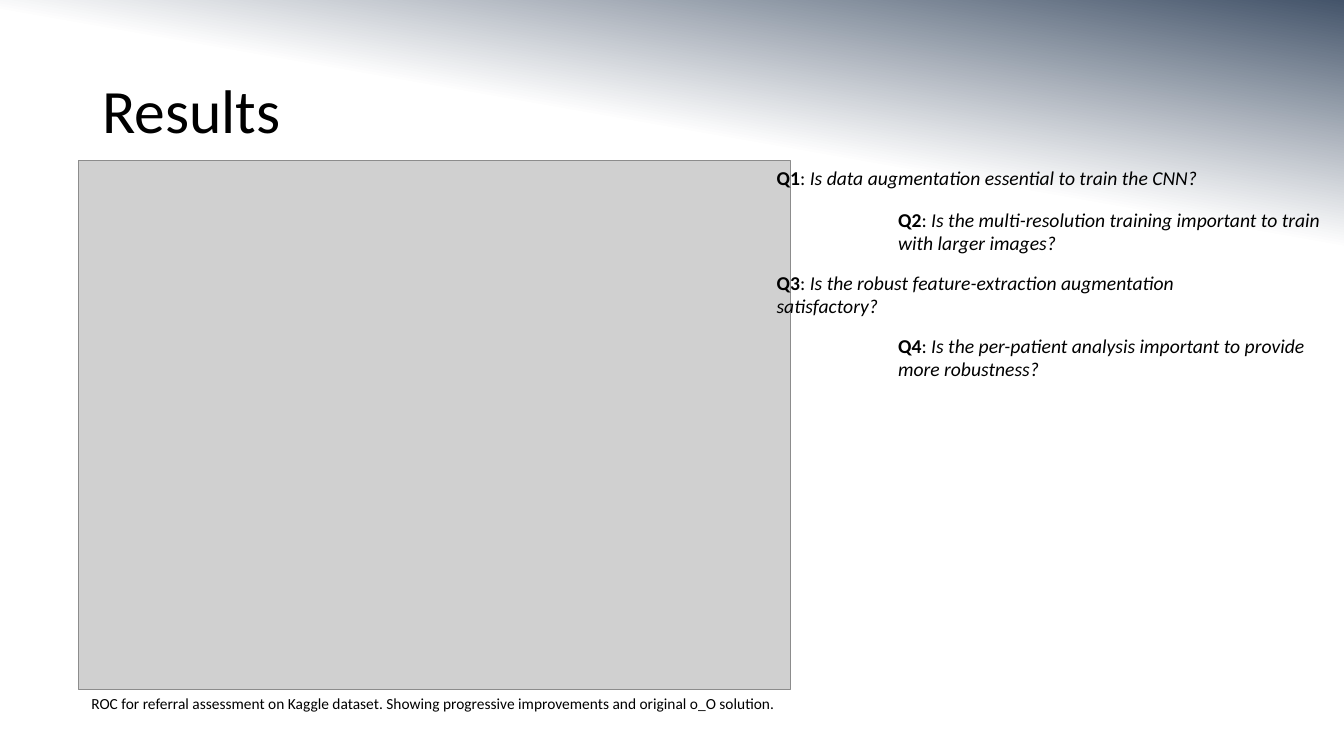
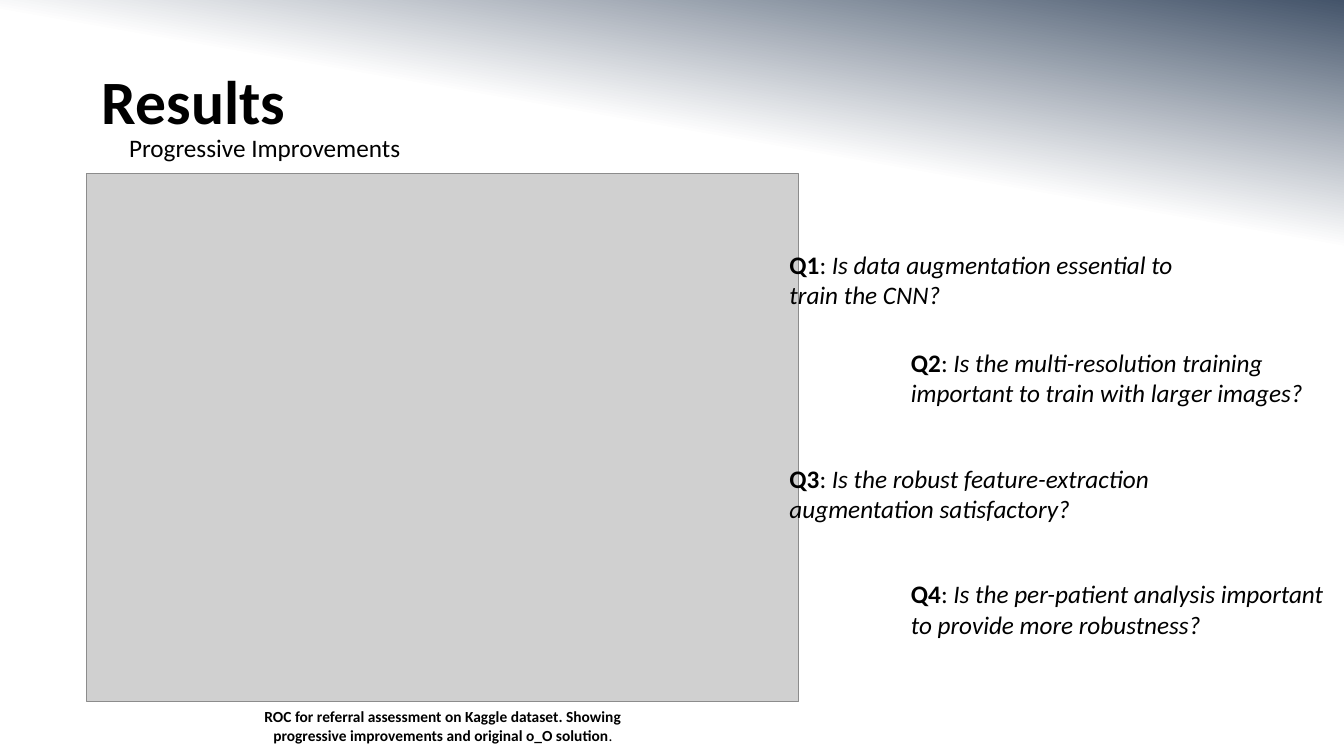
Before and after one commit to MorganMWJ/sem1020-paper-presentations, a slide deck: slide 10 of dr_slides.pptx (slide 12 before the commit). Drawn at 1344x756 pixels with LibreOffice and Linux fonts; fonts in the diff are those of the drawing; grey boxes stand for pictures. Boxes give left, top, right and bottom in pixels: in the first picture for what was removed or moved away, otherwise in the second. Text is boxed around its words. In the diff, an @@ line names an element or a change of style, - is before the commit and + after.

```diff
--- a/dr_slides.pptx
+++ b/dr_slides.pptx
@@ title "Results" moved from (x1=102, y1=90, x2=280, y2=134) to (x1=102, y1=80, x2=285, y2=125) @@
@@ title "Results" at (x1=102, y1=80, x2=285, y2=125): bold on @@
@@ text added at (x1=129, y1=139, x2=400, y2=162), 18 pt, text #000000 @@
+Progressive Improvements
@@ picture moved from (x1=79, y1=161, x2=790, y2=690) to (x1=87, y1=173, x2=799, y2=702) @@
@@ text "Q1: Is data augmentation essential ..." moved from (x1=777, y1=169, x2=1197, y2=191) to (x1=789, y1=254, x2=1172, y2=311) @@
@@ text "Q2: Is the multi-resolution training ..." moved from (x1=898, y1=213, x2=1320, y2=254) to (x1=911, y1=354, x2=1302, y2=407) @@
@@ text "Q3: Is the robust feature-extraction ..." moved from (x1=777, y1=274, x2=1174, y2=319) to (x1=789, y1=467, x2=1149, y2=524) @@
@@ size 14 to 18 pt in 4 elements at (x1=789, y1=254, x2=1172, y2=311), (x1=911, y1=354, x2=1302, y2=407), (x1=789, y1=467, x2=1149, y2=524), (x1=911, y1=585, x2=1323, y2=638) @@
@@ text "Q4: Is the per-patient analysis ..." moved from (x1=898, y1=339, x2=1304, y2=376) to (x1=911, y1=585, x2=1323, y2=638) @@
@@ text "ROC for referral assessment on ..." moved from (x1=91, y1=698, x2=774, y2=712) to (x1=264, y1=711, x2=621, y2=744) @@
@@ text "ROC for referral assessment on ..." at (x1=264, y1=711, x2=621, y2=744): bold on; alignment left to centre @@
```
Also in this commit, not shown: 8 other slides changed, 5 slides added, 2 slides removed, 10 other files.
